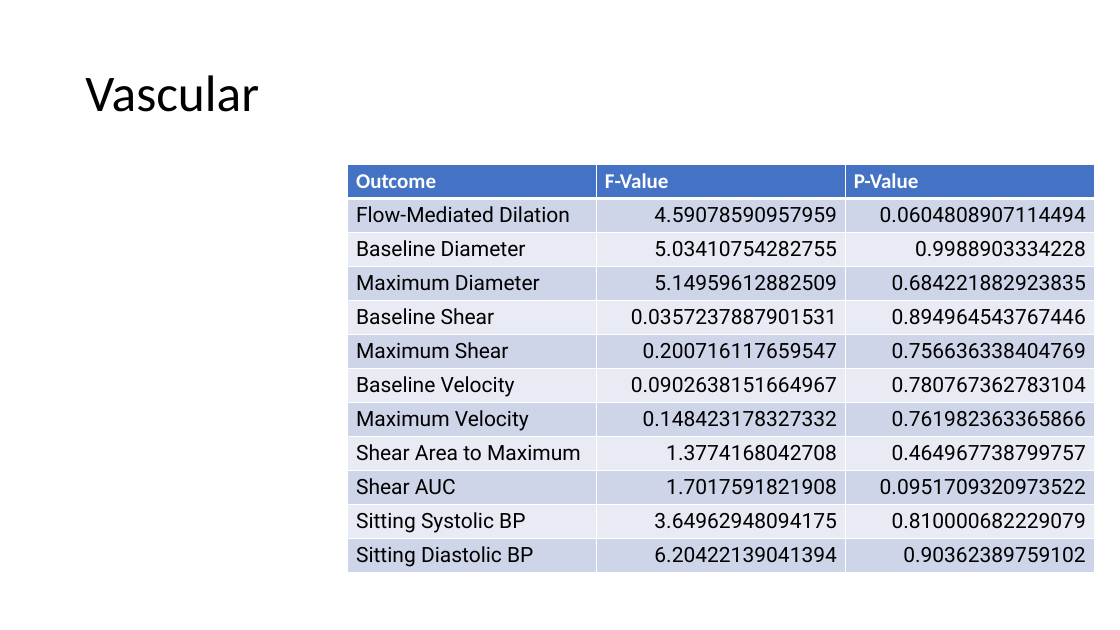
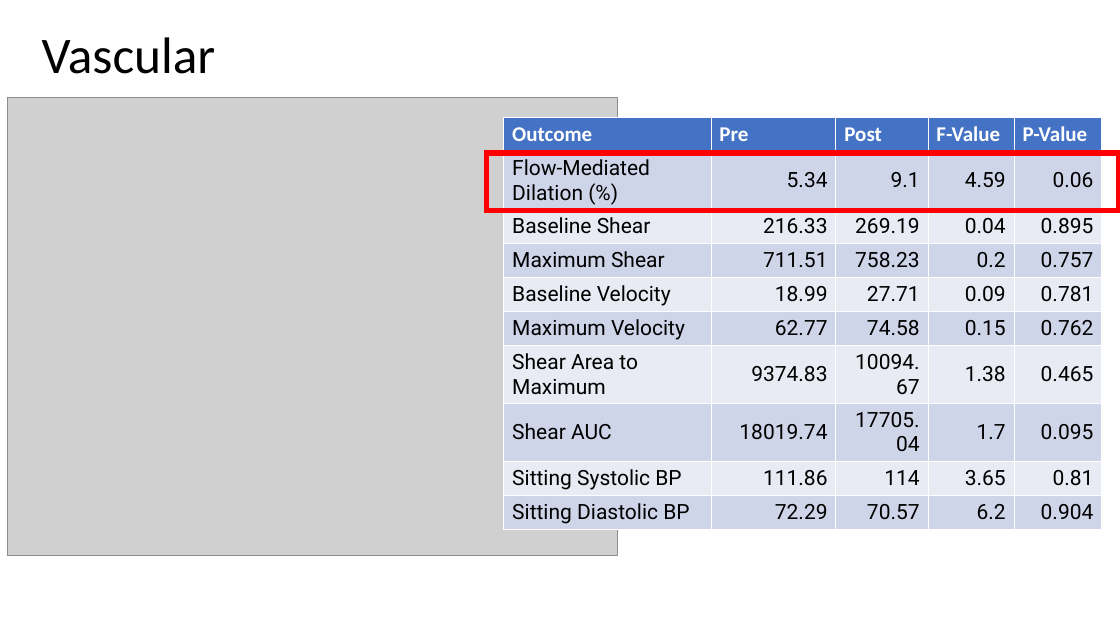
Before and after one commit to orthopedics20/longcovid, a slide deck: slide 10 of Long COVID RCT - Preliminary Analysis.pptx (slide 2 before the commit). Drawn at 1120x630 pixels with LibreOffice and Linux fonts; fonts in the diff are those of the drawing; grey boxes stand for pictures. Boxes give left, top, right and bottom in pixels: in the first picture for what was removed or moved away, otherwise in the second. Text is boxed around its words. In the diff, an @@ line names an element or a change of style, - is before the commit and + after.

```diff
--- a/Long COVID RCT - Preliminary Analysis.pptx
+++ b/Long COVID RCT - Preliminary Analysis.pptx
@@ title "Vascular" moved from (x1=85, y1=75, x2=259, y2=112) to (x1=42, y1=37, x2=216, y2=74) @@
@@ picture added at (x1=8, y1=97, x2=618, y2=555) @@
@@ table at (x1=504, y1=118, x2=1102, y2=532) @@
-Outcome | F-Value | P-Value
-Flow-Mediated Dilation | 4.59078590957959 | 0.0604808907114494
-Baseline Diameter | 5.03410754282755 | 0.9988903334228
-Maximum Diameter | 5.14959612882509 | 0.684221882923835
-Baseline Shear | 0.0357237887901531 | 0.894964543767446
-Maximum Shear | 0.200716117659547 | 0.756636338404769
-Baseline Velocity | 0.0902638151664967 | 0.780767362783104
-Maximum Velocity | 0.148423178327332 | 0.761982363365866
-Shear Area to Maximum | 1.3774168042708 | 0.464967738799757
-Shear AUC | 1.7017591821908 | 0.0951709320973522
-Sitting Systolic BP | 3.64962948094175 | 0.810000682229079
-Sitting Diastolic BP | 6.20422139041394 | 0.90362389759102
+Outcome | Pre | Post | F-Value | P-Value
+Flow-Mediated Dilation (%) | 5.34 | 9.1 | 4.59 | 0.06
+Baseline Shear | 216.33 | 269.19 | 0.04 | 0.895
+Maximum Shear | 711.51 | 758.23 | 0.2 | 0.757
+Baseline Velocity | 18.99 | 27.71 | 0.09 | 0.781
+Maximum Velocity | 62.77 | 74.58 | 0.15 | 0.762
+Shear Area to Maximum | 9374.83 | 10094.67 | 1.38 | 0.465
+Shear AUC | 18019.74 | 17705.04 | 1.7 | 0.095
+Sitting Systolic BP | 111.86 | 114 | 3.65 | 0.81
+Sitting Diastolic BP | 72.29 | 70.57 | 6.2 | 0.904
@@ table resized from (x1=348, y1=164, x2=1094, y2=573) to (x1=504, y1=118, x2=1102, y2=532) @@
@@ rectangle added at (x1=487, y1=153, x2=1119, y2=211), outline #FF0000 4.5 pt @@
```
Also in this commit, not shown: 1 other slide changed, 16 slides added, 4 slides removed, 14 other files.
